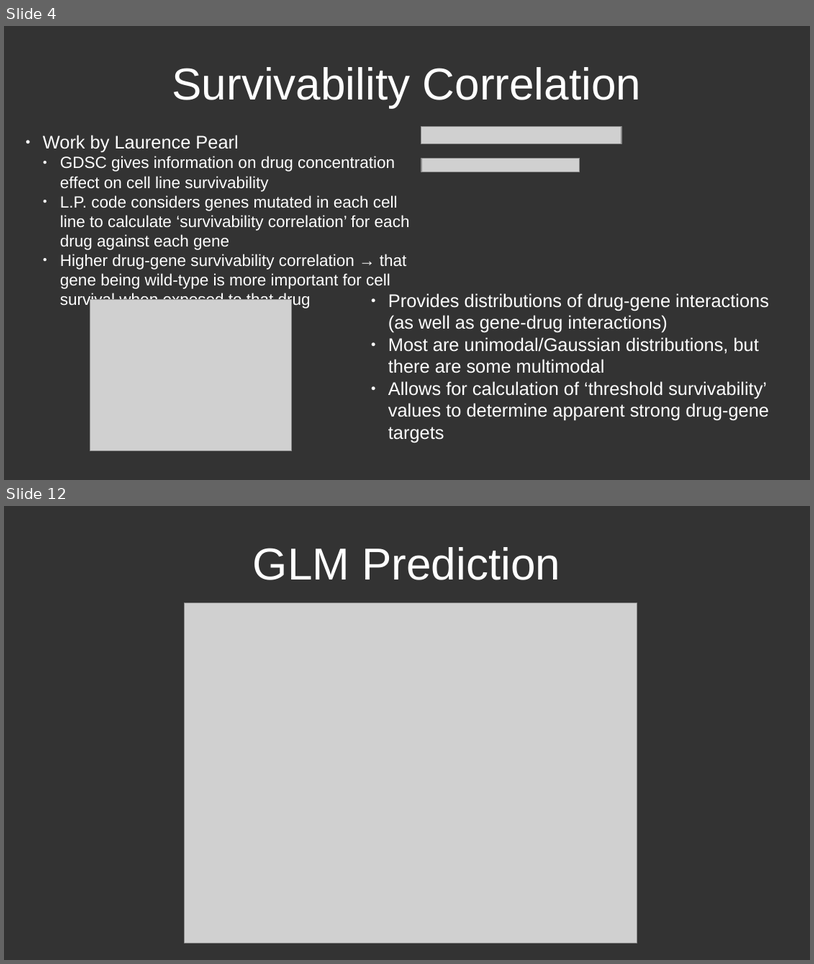
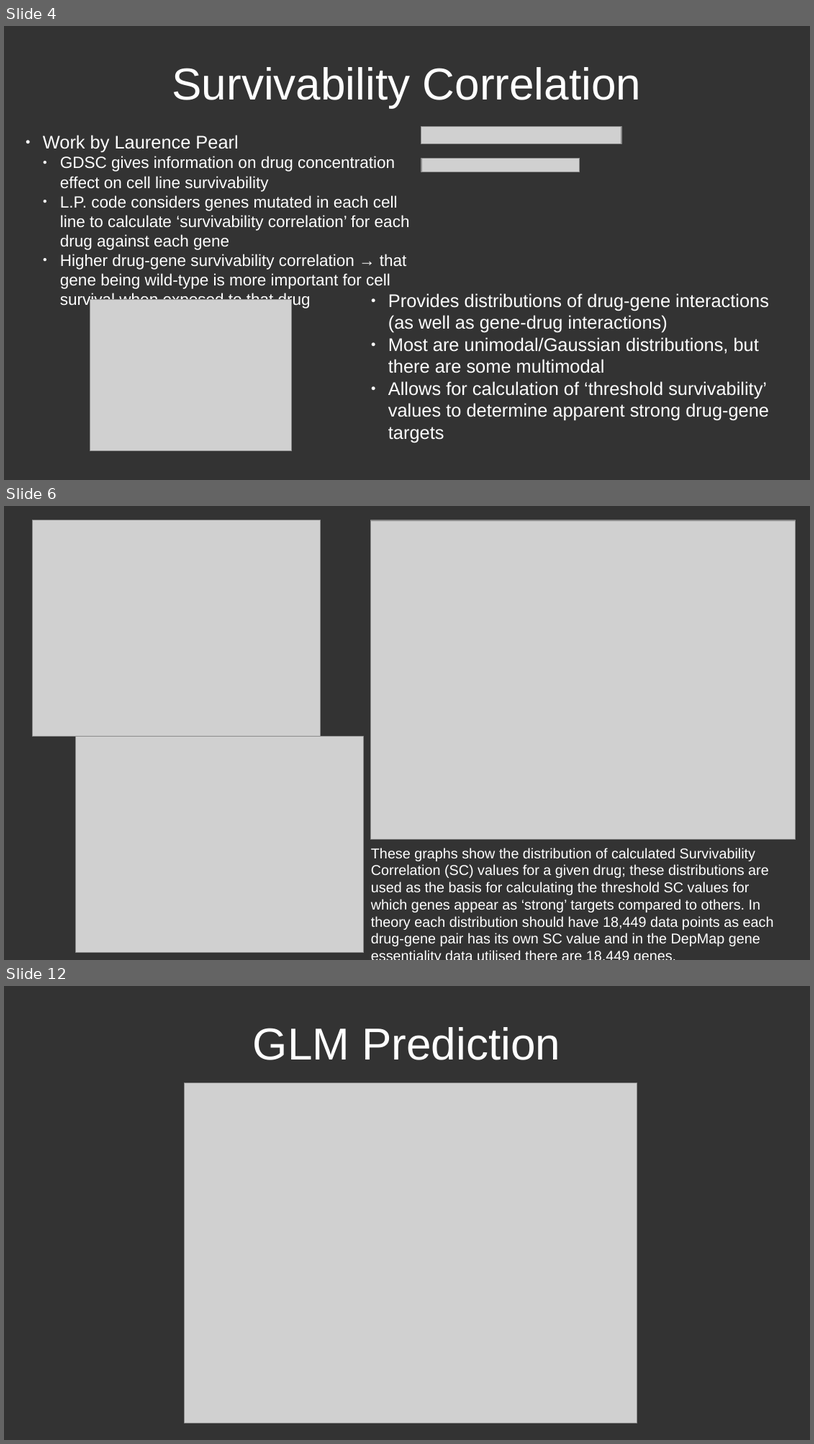
Before and after one commit to CDR-Clueless/GDSC-DrugBank-Search, a slide deck: General GDSC presentation.odp. Shown one above the other, each under a label of ours: slides 4 and 12 before the commit, slides 4, 6 and 12 after it; the slides between them are not shown. The pictures are 814x964 and 814x1444 pixels, drawn with LibreOffice and Linux fonts; fonts in the diff are those of the drawing; grey boxes stand for pictures. Boxes give left, top, right and bottom in pixels: in the first picture for what was removed or moved away, otherwise in the second. Text is boxed around its words. In the diff, an @@ line names an element or a change of style, - is before the commit and + after.

Commit message:
Added stats testing to OpenTargets plots and DAVID analysis plots

```diff
--- a/General GDSC presentation.odp
+++ b/General GDSC presentation.odp
@@ slide 6 added at bbox=[4, 506, 810, 960], background #333333 @@
@@ picture added at bbox=[33, 520, 321, 736] @@
@@ picture added at bbox=[370, 520, 796, 839] @@
@@ picture added at bbox=[76, 736, 364, 952] @@
@@ text added at bbox=[371, 847, 774, 946], 14 pt, text #FFFFFF @@
+These graphs show the distribution of calculated Survivability Correlation (SC) values for a given drug; these distributions are used as the basis for calculating the threshold SC values for which genes appear as ‘strong’ targets compared to others. In theory each distribution should have 18,449 data points as each drug-gene pair has its own SC value and in the DepMap gene essentiality data utilised there are 18,449 genes.
```
Also in this commit, not shown: 1 slide changed, 6 other slides added, 6 slides removed, 3 other files.
